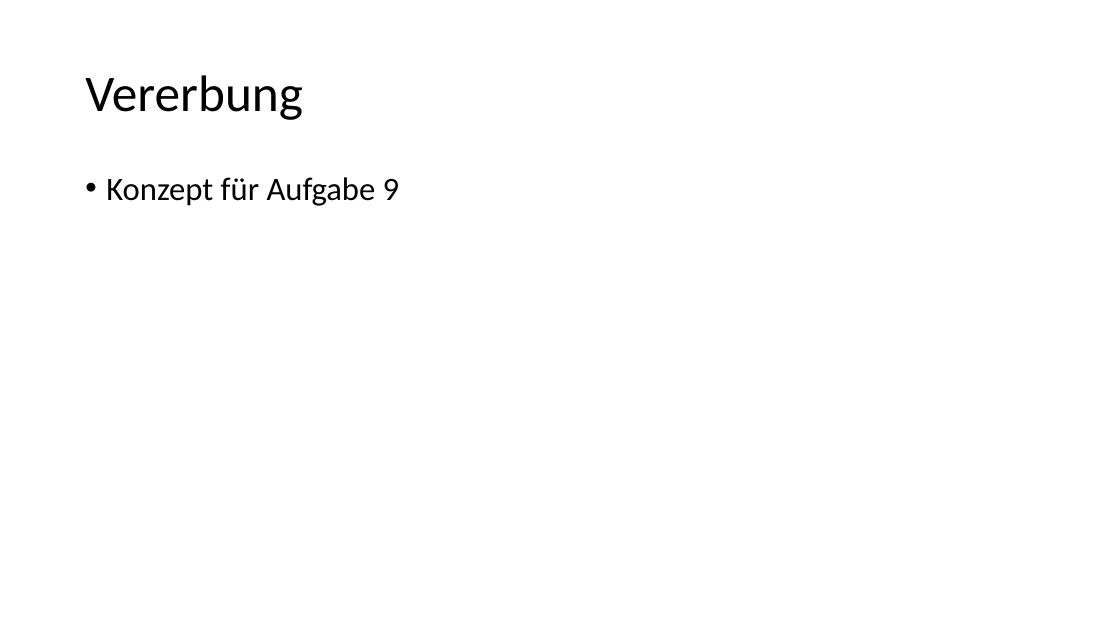
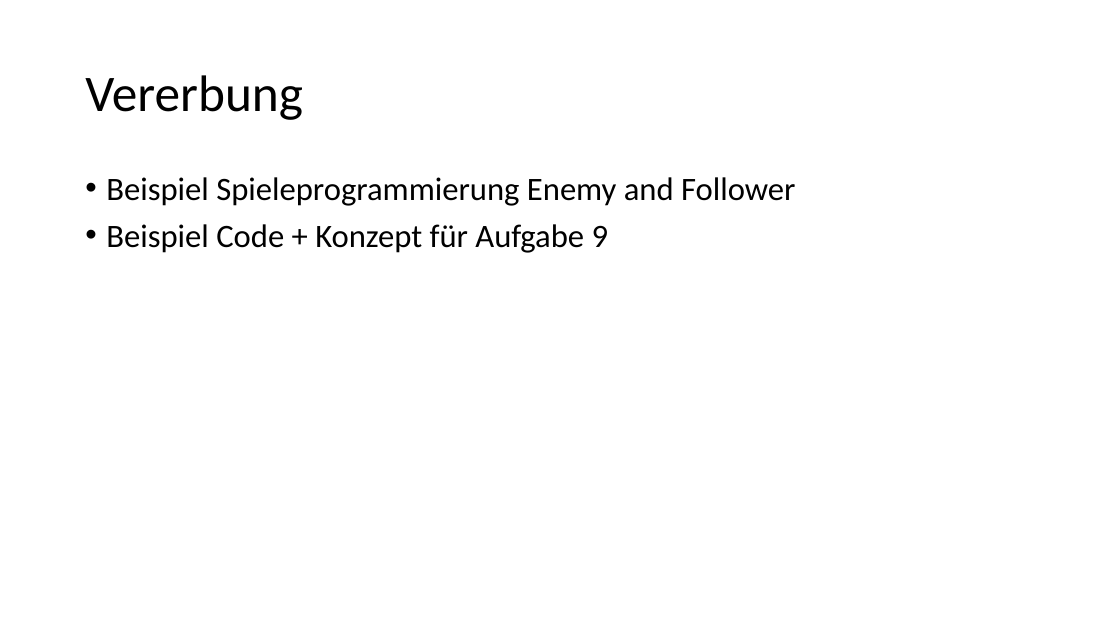
Before and after one commit to anjak610/Tutorium_MIB_1, a slide deck: slide 10 of Tut_Files/Tut_5.12.pptx (slide 9 before the commit). Drawn at 1120x630 pixels with LibreOffice and Linux fonts; fonts in the diff are those of the drawing. Boxes give left, top, right and bottom in pixels: in the first picture for what was removed or moved away, otherwise in the second. Text is boxed around its words. In the diff, an @@ line names an element or a change of style, - is before the commit and + after.

```diff
--- a/Tut_Files/Tut_5.12.pptx
+++ b/Tut_Files/Tut_5.12.pptx
@@ text at <box>106,177,795,253</box>: text changed @@
-• Konzept für Aufgabe 9
+• Beispiel Spieleprogrammierung Enemy and Follower
+• Beispiel Code + Konzept für Aufgabe 9
```
Also in this commit, not shown: 1 slide added, 39 other files.
